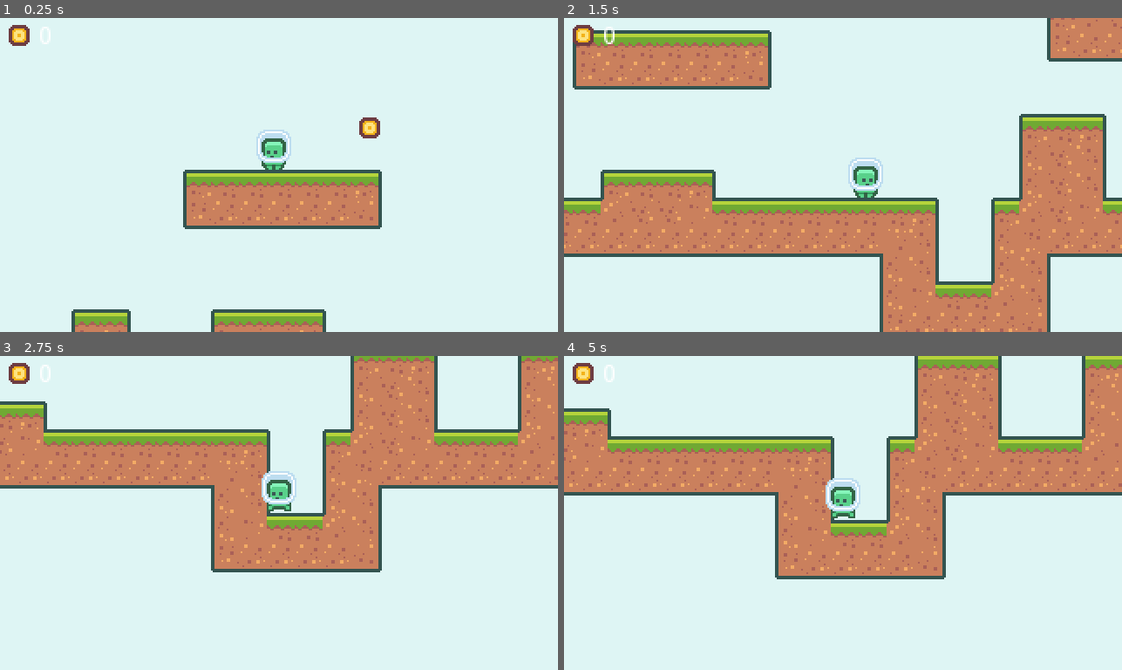
Above: before the commit, frames 1-4 (two rows, left to right).
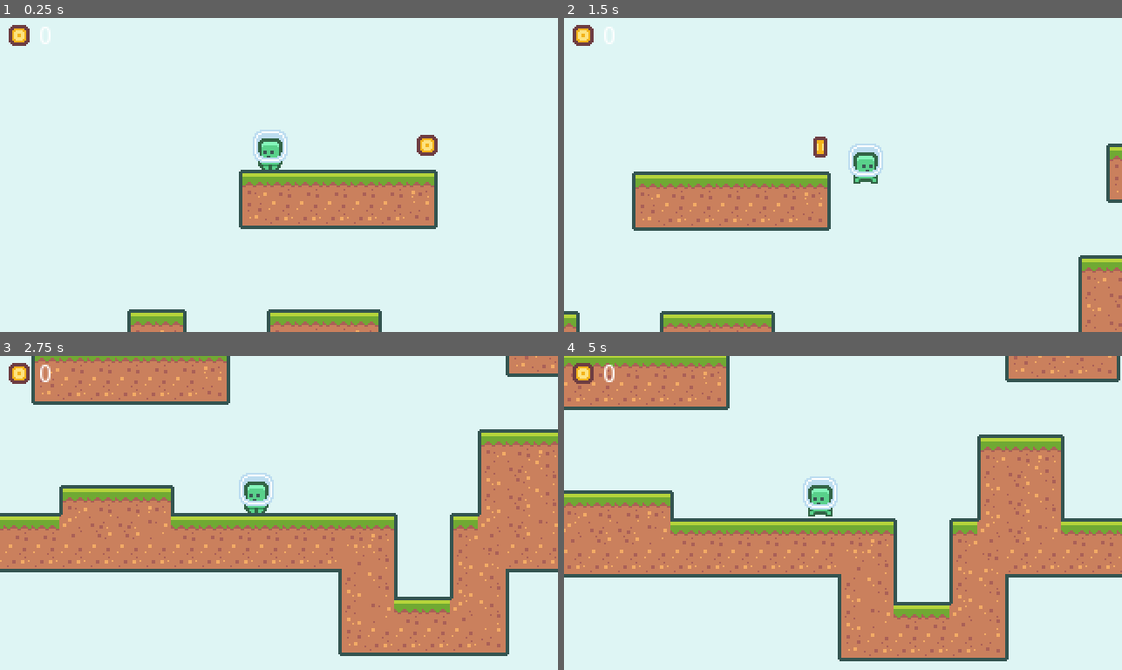
Above: after the commit, the same moments.

Repository: rexprograms/gdplatformer
Game: Godot game, scene res://scenes/World.tscn
Same seed, same stepped clock (60 frames per second), same inputs: the game is played once before the commit and once after it.
Inputs:
- Up to frame 1 (0.25 s): no input
- Up to frame 2 (1.5 s): hold D (move_right) from 0.53 s (still down); tap Space (jump) at 0.77 s
- Up to frame 3 (2.75 s): tap Space (jump) at 1.52 s; release D (move_right) at 2.03 s; hold A (move_left) from 2.03 s (still down)
- Up to frame 4 (5 s): release A (move_left) at 2.78 s; hold D (move_right) 2.78-4.28 s; tap Space (jump) at 3.02, 3.77, 4.52 s; hold A (move_left) from 4.28 s (still down)

The runs differ from the first frame. In frame 1, 8.0% of the frame differs, in the area x 12-79%, y 31-100%; in frame 2, 42%; in frame 3, 52%; in frame 4, 56%, in the area x 0-100%, y 0-98%.

Commit message:
enable coin animation

Diff:
--- a/scenes/Coin.tscn
+++ b/scenes/Coin.tscn
@@ -9,7 +9,7 @@
 "frames": [ ExtResource( 1 ), ExtResource( 2 ) ],
 "loop": true,
 "name": "default",
-"speed": 5.0
+"speed": 7.0
 } ]
 
 [sub_resource type="CircleShape2D" id=2]
@@ -20,6 +20,8 @@
 
 [node name="AnimatedSprite" type="AnimatedSprite" parent="."]
 frames = SubResource( 1 )
+frame = 1
+playing = true
 
 [node name="CollisionShape2D" type="CollisionShape2D" parent="."]
 shape = SubResource( 2 )
--- a/scenes/World.tscn
+++ b/scenes/World.tscn
@@ -25,10 +25,13 @@
 [node name="Pickups" type="Node2D" parent="."]
 
 [node name="Coin" parent="Pickups" instance=ExtResource( 6 )]
-position = Vector2( 179, 26 )
+position = Vector2( 180, 36 )
+__meta__ = {
+"_edit_group_": true
+}
 
 [node name="Player" parent="." instance=ExtResource( 2 )]
-position = Vector2( 124, 50 )
+position = Vector2( 90, 54 )
 
 [node name="HUD" type="CanvasLayer" parent="."]
 
